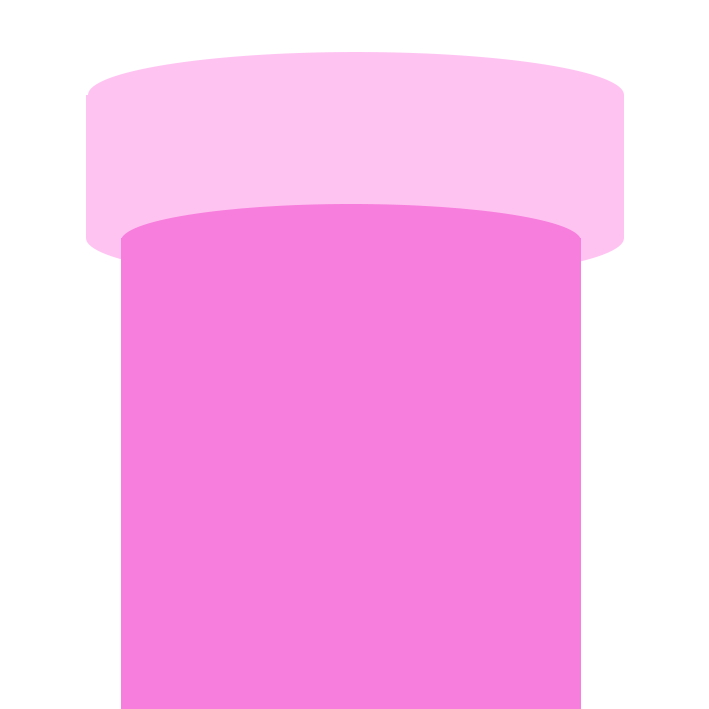
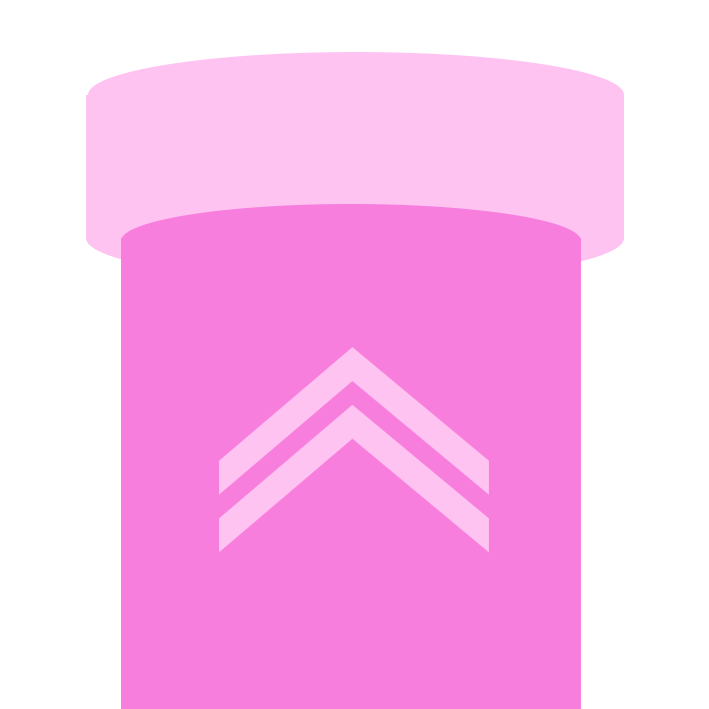
Before/after of a 709×709 layered artwork. What changed in the layer stack:
added layer "Ebene 3 Kopie" above "Rechteck 1" over bbox(219, 347, 489, 553)
